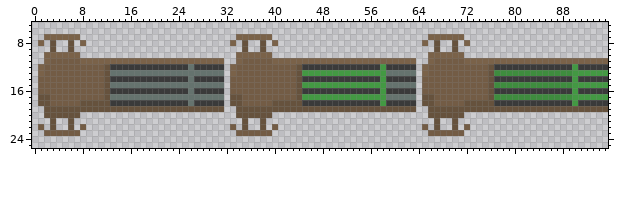
Two versions of one sprite sheet, assets/battlebar_left.png. This is how it looked before the edit.
The file is 96x32 pixels. Colours within 5 levels of each other are drawn and written as one. Shown: x 0..95, y 5..25.
And afterwards:
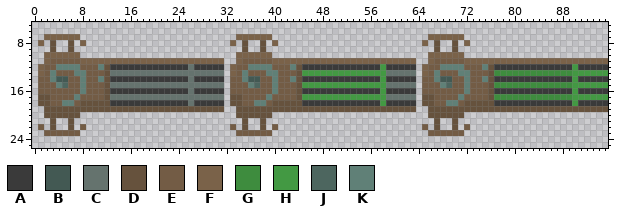
Palette (. is transparent): A #3a3a3a  B #435953  C #65736e  D #66523d  E #735c45  F #7a6249  G #3e8c3e  H #439943  J #4d665f  K #608077
Changes in this commit:
@@ x 0..95 @@
 11 ..FEEEEEFFFFFFFFFFFFFFFFFFFFFFFF..FEEEEEFFFFFFFFFFFFFFFFFFFFFFFF..FEEEEEFFFFFFFFFFFFFFFFFFFFFFFF
-12 .FEEEEEEEEEEDAAAAAAAAAAAAACAAAAA.FEEEEEEEEEEDAAAAAAAAAAAAAHAAAAA.FEEEEEEEEEEDAAAAAAAAAAAAAHAAAAA
-13 .FEEEEEEEEEEDCCCCCCCCCCCCCCCCCCC.FEEEEEEEEEEDHHHHHHHHHHHHHHCCCCC.FEEEEEEEEEEDGGGGGGGGGGGGGHHHHHH
-14 .EEEEEEEEEEEDAAAAAAAAAAAAACAAAAA.EEEEEEEEEEEDAAAAAAAAAAAAAHAAAAA.EEEEEEEEEEEDAAAAAAAAAAAAAHAAAAA
-15 .EEEEEEEEEEEDCCCCCCCCCCCCCCCCCCC.EEEEEEEEEEEDHHHHHHHHHHHHHHCCCCC.EEEEEEEEEEEDGGGGGGGGGGGGGHHHHHH
-16 .EEEEEEEEEEEDAAAAAAAAAAAAACAAAAA.EEEEEEEEEEEDAAAAAAAAAAAAAHAAAAA.EEEEEEEEEEEDAAAAAAAAAAAAAHAAAAA
-17 .DDEEEEEEEEEDCCCCCCCCCCCCCCCCCCC.DDEEEEEEEEEDHHHHHHHHHHHHHHCCCCC.DDEEEEEEEEEDGGGGGGGGGGGGGHHHHHH
-18 .DDEEEEEDDDDDAAAAAAAAAAAAACAAAAA.DDEEEEEDDDDDAAAAAAAAAAAAAHAAAAA.DDEEEEEDDDDDAAAAAAAAAAAAAHAAAAA
+12 .FEEKKKKEEEKDAAAAAAAAAAAAACAAAAA.FEEKKKKEEEKDAAAAAAAAAAAAAHAAAAA.FEEKKKKEEEKDAAAAAAAAAAAAAHAAAAA
+13 .FEKEEEKKEEEDCCCCCCCCCCCCCCCCCCC.FEKEEEKKEEEDHHHHHHHHHHHHHHCCCCC.FEKEEEKKEEEDGGGGGGGGGGGGGHHHHHH
+14 .EEKBBEEKEEKDAAAAAAAAAAAAACAAAAA.EEKBBEEKEEKDAAAAAAAAAAAAAHAAAAA.EEKBBEEKEEKDAAAAAAAAAAAAAHAAAAA
+15 .EEEKJEEKEEEDCCCCCCCCCCCCCCCCCCC.EEEKJEEKEEEDHHHHHHHHHHHHHHCCCCC.EEEKJEEKEEEDGGGGGGGGGGGGGHHHHHH
+16 .EEEEEEEKEEEDAAAAAAAAAAAAACAAAAA.EEEEEEEKEEEDAAAAAAAAAAAAAHAAAAA.EEEEEEEKEEEDAAAAAAAAAAAAAHAAAAA
+17 .DDEEEEKEEEEDCCCCCCCCCCCCCCCCCCC.DDEEEEKEEEEDHHHHHHHHHHHHHHCCCCC.DDEEEEKEEEEDGGGGGGGGGGGGGHHHHHH
+18 .DDEEKKEDDDDDAAAAAAAAAAAAACAAAAA.DDEEKKEDDDDDAAAAAAAAAAAAAHAAAAA.DDEEKKEDDDDDAAAAAAAAAAAAAHAAAAA
 19 ..DDDDDDDDDDDDDDDDDDDDDDDDDDDDDD..DDDDDDDDDDDDDDDDDDDDDDDDDDDDDD..DDDDDDDDDDDDDDDDDDDDDDDDDDDDDD
Pixel boxes of the changes (left, top, right, bottom) in both pictures:
changed: (50, 64, 104, 106)
changed: (242, 64, 296, 106)
changed: (434, 64, 488, 106)
